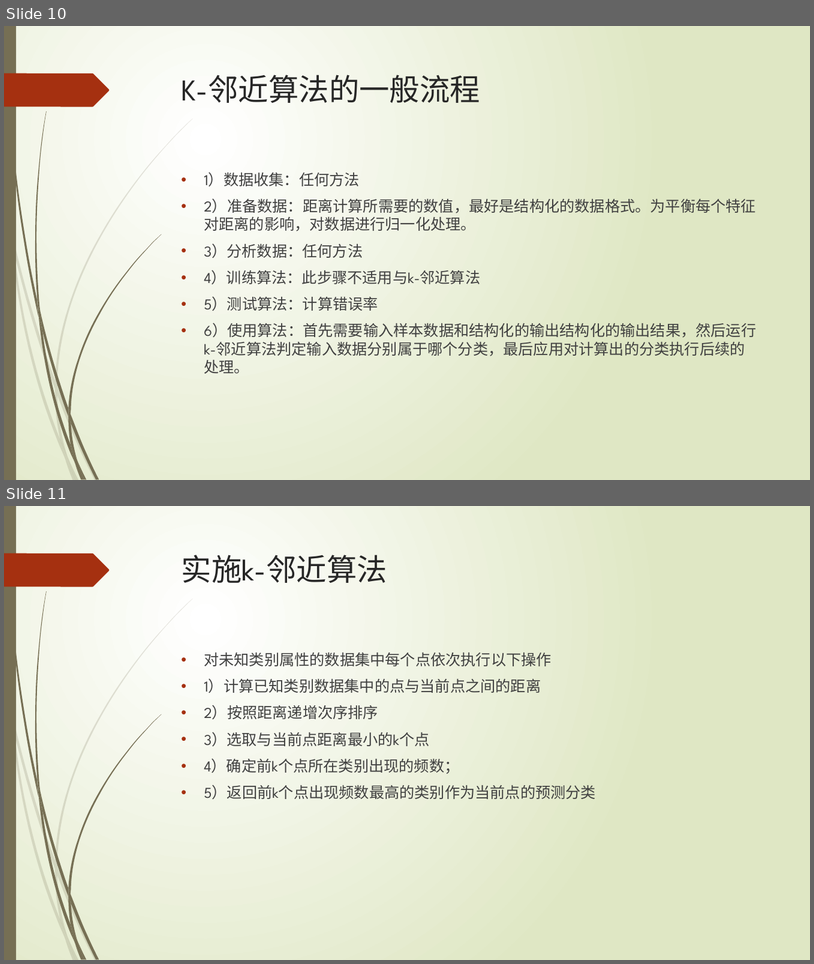
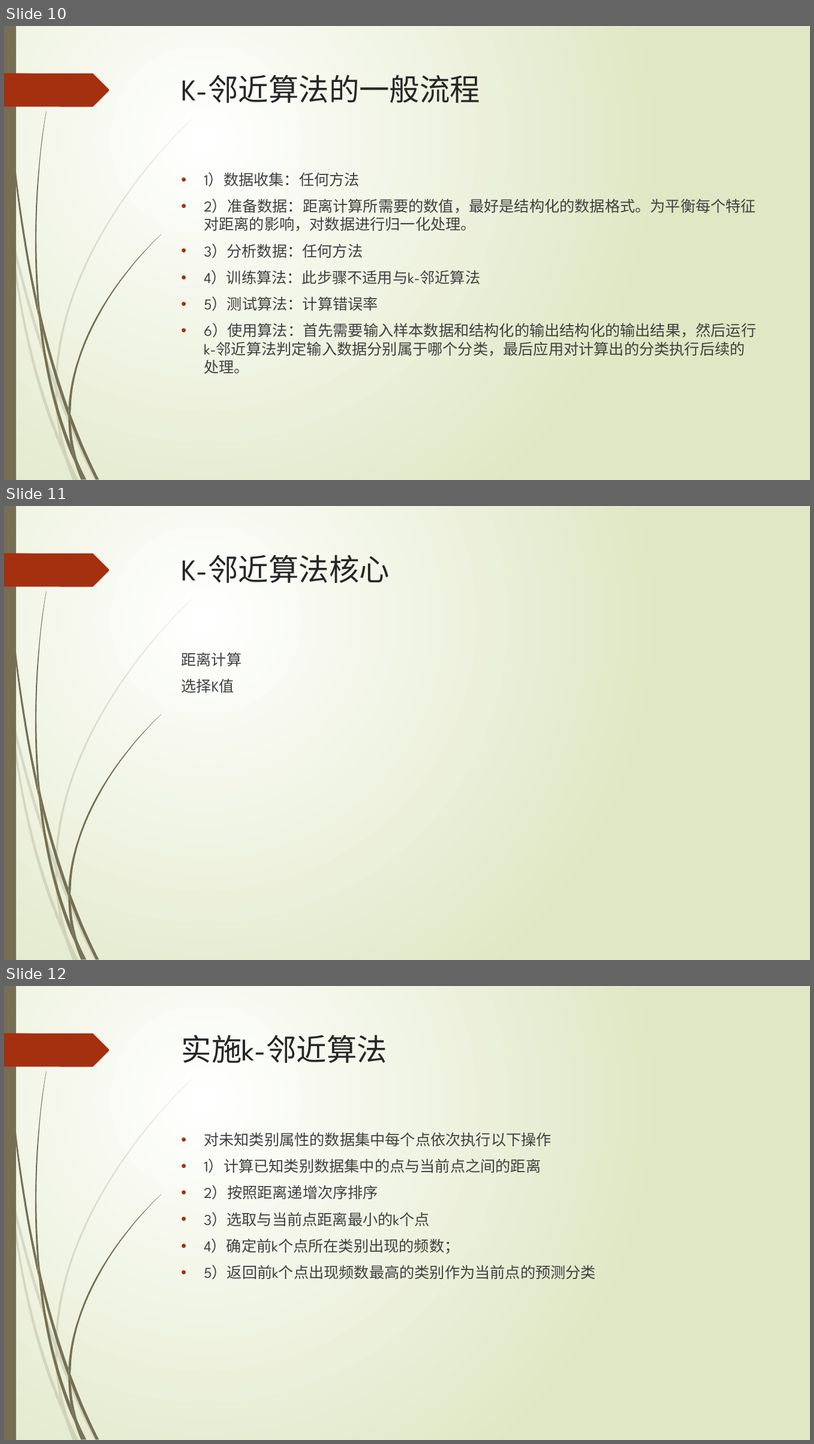
Before and after one commit to ubluer/MachineLearningLearn, a slide deck: MLiA/机器学习实战.pptx. Shown one above the other, each under a label of ours: slides 10 and 11 before the commit, slides 10, 11 and 12 after it. The pictures are 814x964 and 814x1444 pixels, drawn with LibreOffice and Linux fonts; fonts in the diff are those of the drawing. Boxes give left, top, right and bottom in pixels: in the first picture for what was removed or moved away, otherwise in the second. Text is boxed around its words. In the diff, an @@ line names an element or a change of style, - is before the commit and + after.

```diff
--- a/MLiA/机器学习实战.pptx
+++ b/MLiA/机器学习实战.pptx
@@ slide 11 added at (4, 506, 810, 960), background gradient #FFFFFF to #DFE8C4; not listed: 24 template elements that a slide beside it also shows @@
@@ title added at (182, 555, 390, 583), 36 pt, text #262626 @@
+K-邻近算法核心
@@ text added at (181, 652, 242, 693), 18 pt, text #404040 @@
+距离计算
+选择K值
@@ what was slide 11 is now slide 12 @@
```
Also in this commit, not shown: 1 slide changed, 3 other files.
